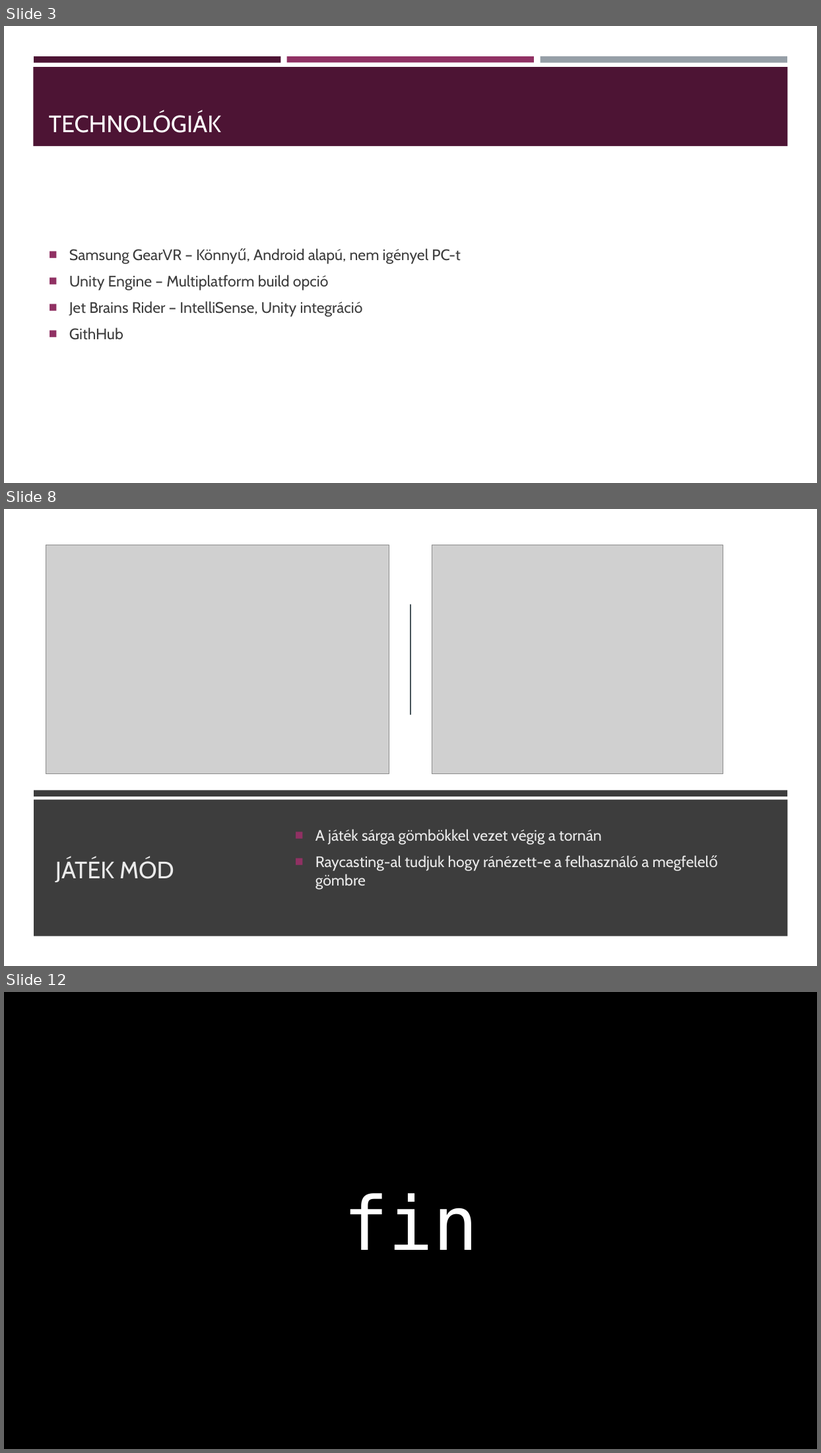
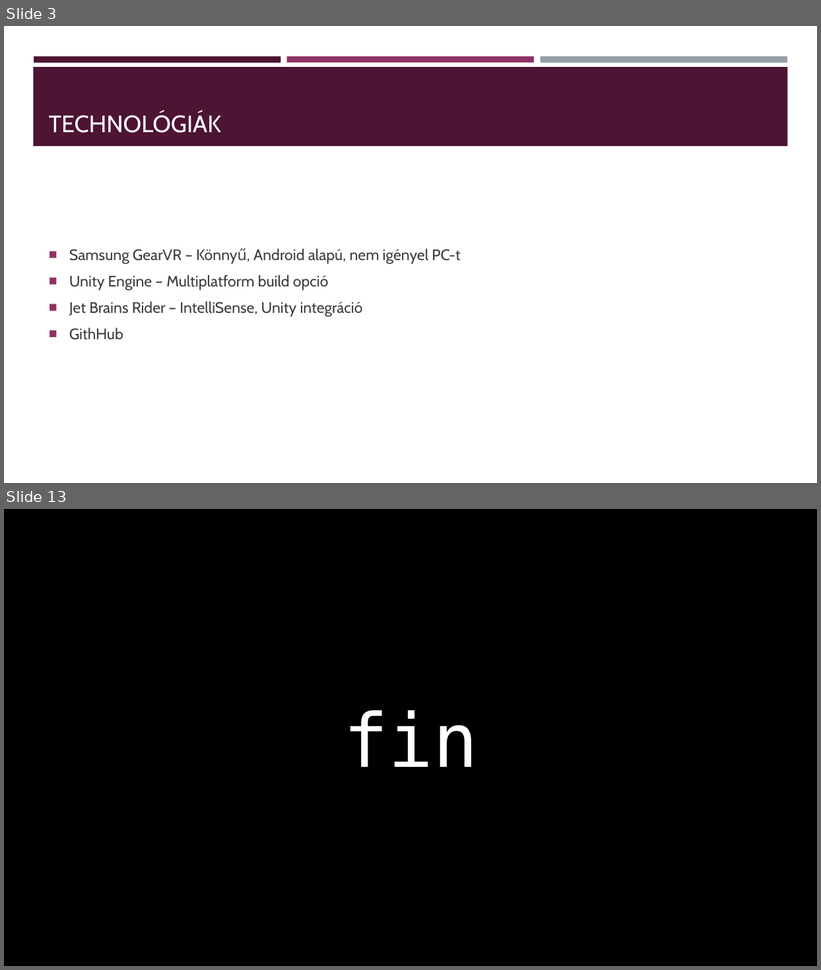
Before and after one commit to KihiraLove/Szakdoga, a slide deck: Documents/VR játék fejlesztés Rehabilitációs célra.pptx. Shown one above the other, each under a label of ours: slides 3, 8 and 12 before the commit, slides 3 and 13 after it; the slides between them are not shown. The pictures are 821x1453 and 821x970 pixels, drawn with LibreOffice and Linux fonts; fonts in the diff are those of the drawing; grey boxes stand for pictures. Boxes give left, top, right and bottom in pixels: in the first picture for what was removed or moved away, otherwise in the second. Text is boxed around its words. In the diff, an @@ line names an element or a change of style, - is before the commit and + after.

```diff
--- a/Documents/VR játék fejlesztés Rehabilitációs célra.pptx
+++ b/Documents/VR játék fejlesztés Rehabilitációs célra.pptx
@@ slide 8 removed at <box>4,509,817,966</box>, background #3D3D3D @@
@@ rectangle removed at <box>4,509,817,966</box> @@
@@ picture removed at <box>46,545,389,774</box> @@
@@ picture removed at <box>432,545,723,774</box> @@
@@ line removed from (411, 605) to (411, 714) @@
@@ rectangle removed at <box>34,790,788,796</box> @@
@@ rectangle removed at <box>34,800,788,937</box> @@
@@ text removed at <box>316,829,649,890</box> @@
-■ A játék sárga gömbökkel vezet végig a tornán
-■ Raycasting-al tudjuk hogy ránézett-e a felhasználó a megfelelő gömbre
@@ title removed at <box>55,858,174,883</box> @@
-JÁTÉK MÓD
@@ what was slide 12 is now slide 13 @@
```
Also in this commit, not shown: 6 slides changed, 5 slides added, 3 other slides removed, 2 other files.
